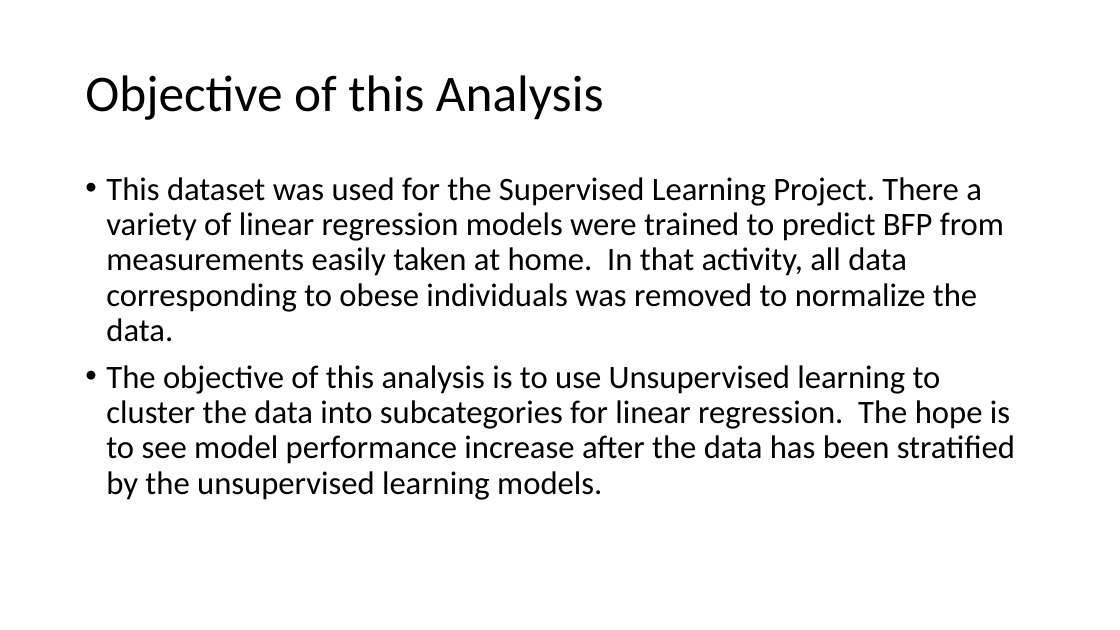
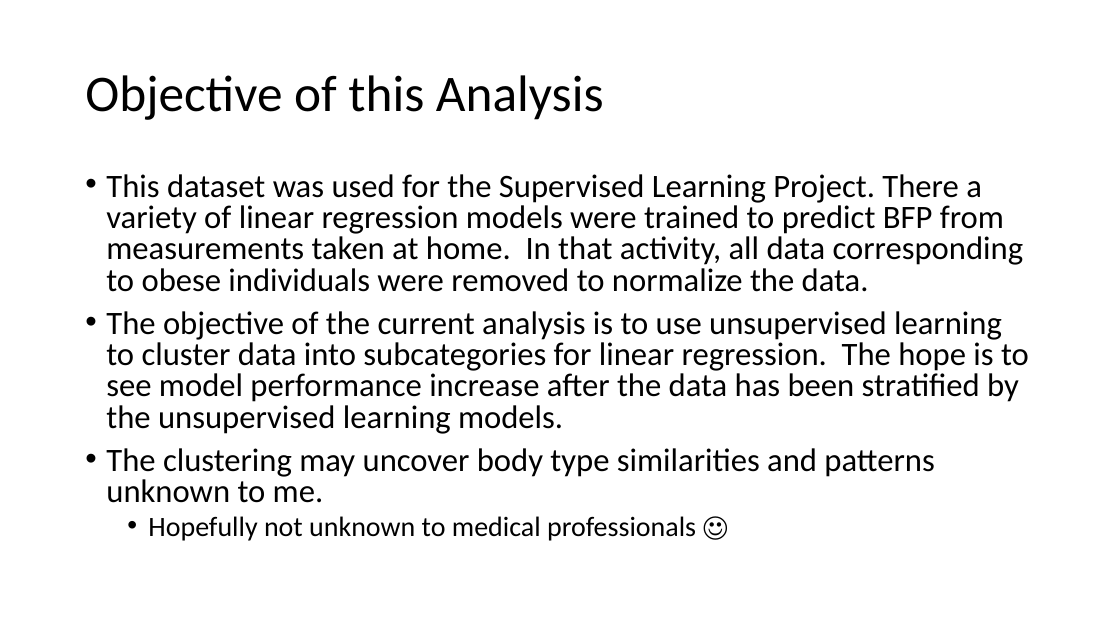
Before and after one commit to M-Matrona/IBM-Machine-Learning-Course, a slide deck: slide 5 of Course_4_Unsupervised_Learning/Classification_Project_Body_Fat_Prediction.pptx. Drawn at 1120x630 pixels with LibreOffice and Linux fonts; fonts in the diff are those of the drawing. Boxes give left, top, right and bottom in pixels: in the first picture for what was removed or moved away, otherwise in the second. Text is boxed around its words. In the diff, an @@ line names an element or a change of style, - is before the commit and + after.

Commit message:
Project 4 finished
Files from the submission of the IBM project 4

```diff
--- a/Course_4_Unsupervised_Learning/Classification_Project_Body_Fat_Prediction.pptx
+++ b/Course_4_Unsupervised_Learning/Classification_Project_Body_Fat_Prediction.pptx
@@ text at (106, 174, 1029, 541): text changed @@
-• This dataset was used for the Supervised Learning Project. There a variety of linear regression models were trained to predict BFP from measurements easily taken at home. In that activity, all data corresponding to obese individuals was removed to normalize the data.
-• The objective of this analysis is to use Unsupervised learning to cluster the data into subcategories for linear regression. The hope is to see model performance increase after the data has been stratified by the unsupervised learning models.
+• This dataset was used for the Supervised Learning Project. There a variety of linear regression models were trained to predict BFP from measurements taken at home. In that activity, all data corresponding to obese individuals were removed to normalize the data.
+• The objective of the current analysis is to use unsupervised learning to cluster data into subcategories for linear regression. The hope is to see model performance increase after the data has been stratified by the unsupervised learning models.
+• The clustering may uncover body type similarities and patterns unknown to me.
+  • Hopefully not unknown to medical professionals ☺
```
Also in this commit, not shown: 10 other slides changed, 2 slides added, 2 slides removed, 4 other files.
